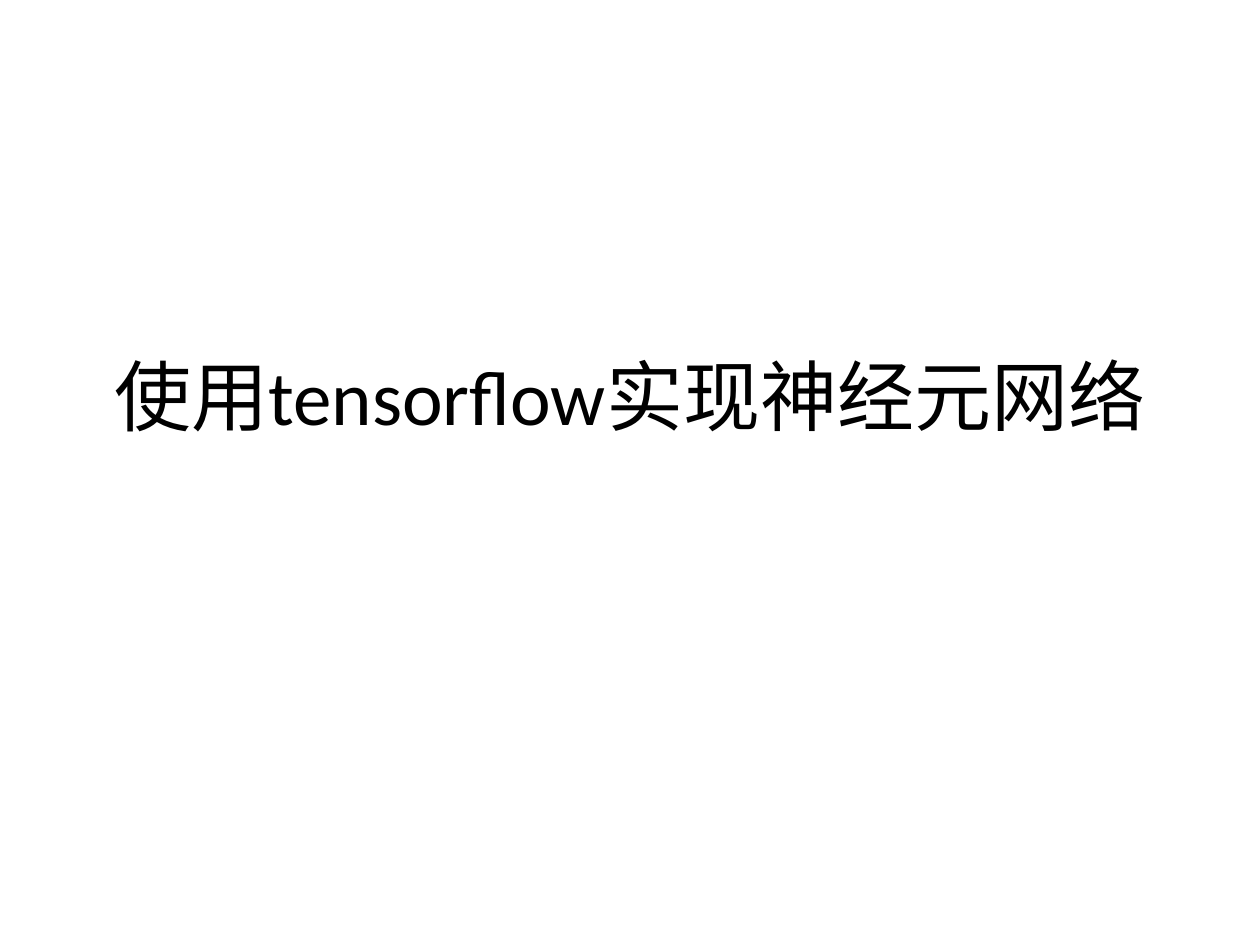
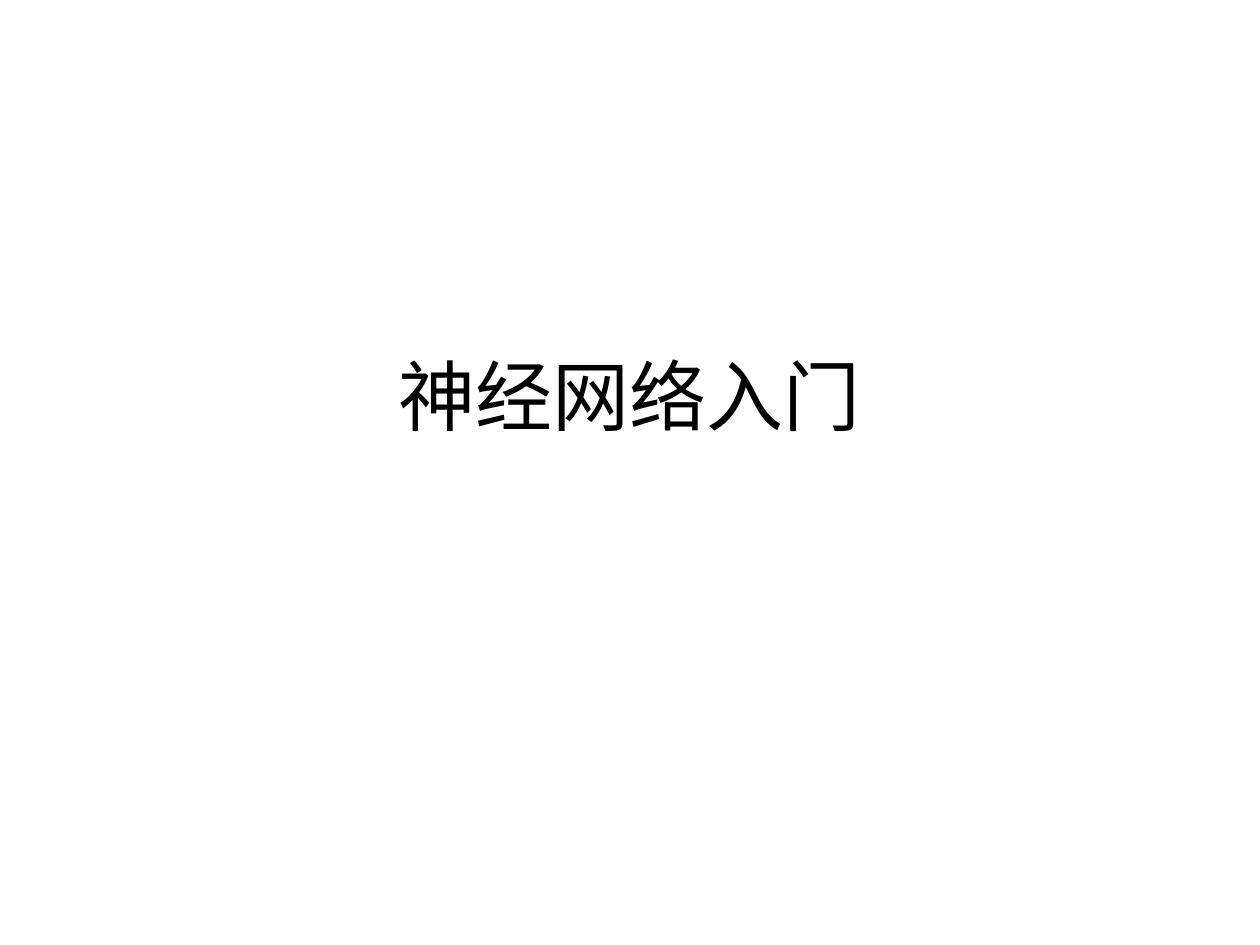
Before and after one commit to wangbin5/samples, a slide deck: slide 1 of docs/神经元网络.pptx. Drawn at 1260x945 pixels with LibreOffice and Linux fonts; fonts in the diff are those of the drawing. Boxes give left, top, right and bottom in pixels: in the first picture for what was removed or moved away, otherwise in the second. Text is boxed around its words. In the diff, an @@ line names an element or a change of style, - is before the commit and + after.

```diff
--- a/docs/神经元网络.pptx
+++ b/docs/神经元网络.pptx
@@ title at [399, 359, 861, 431]: text changed @@
-使用tensorflow实现神经元网络
+神经网络入门
```
Also in this commit, not shown: 2 other slides changed, 19 other files.
